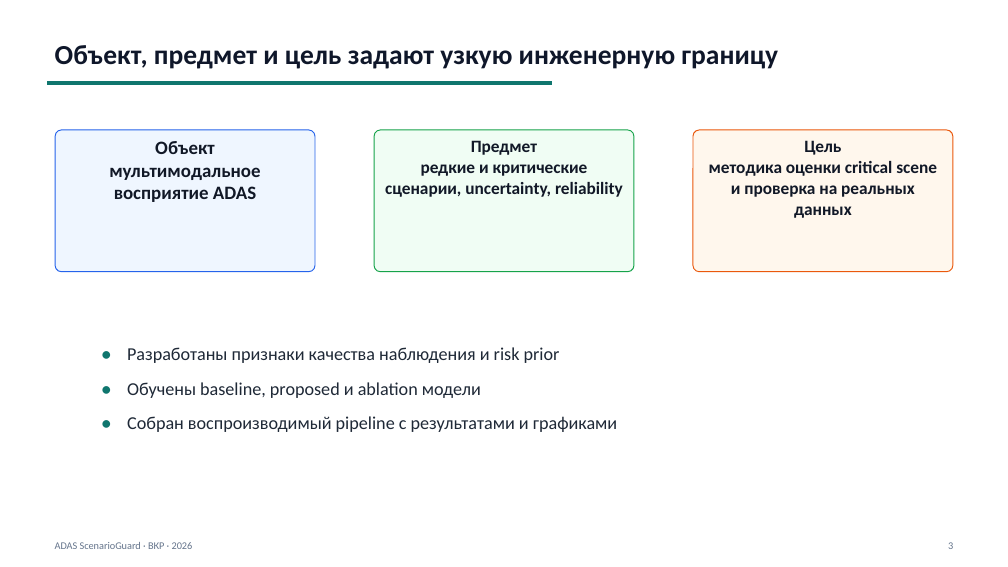
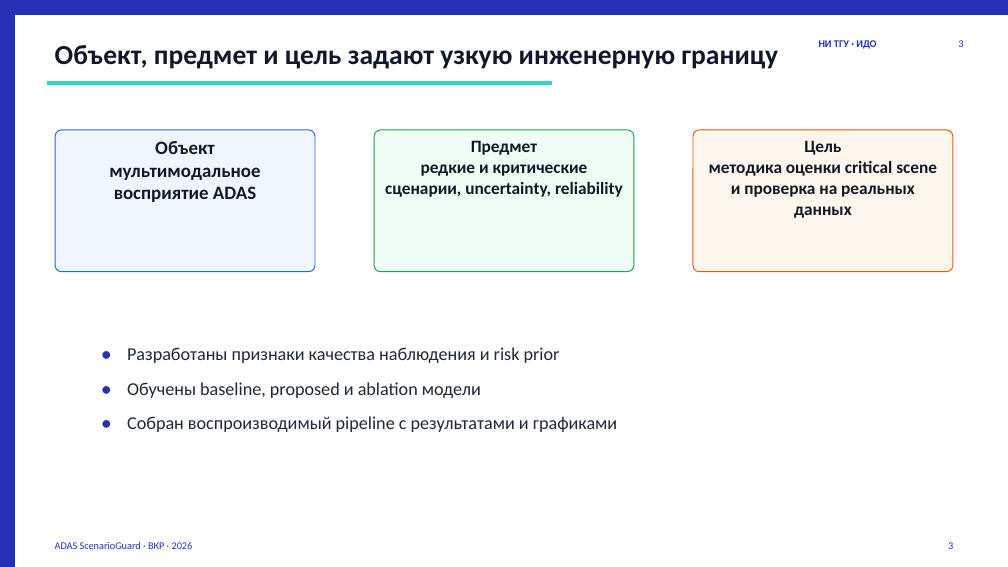
Before and after one commit to Vlad-Git-54/adas-scenarioguard, a slide deck: slide 3 of Marianovskiy_VKR_ADAS_defense_final.pptx. Drawn at 1008x567 pixels with LibreOffice and Linux fonts; fonts in the diff are those of the drawing. Boxes give left, top, right and bottom in pixels: in the first picture for what was removed or moved away, otherwise in the second. Text is boxed around its words. In the diff, an @@ line names an element or a change of style, - is before the commit and + after.

```diff
--- a/Marianovskiy_VKR_ADAS_defense_final.pptx
+++ b/Marianovskiy_VKR_ADAS_defense_final.pptx
@@ rectangle added at bbox=[0, 0, 1008, 14], fill #2730B6, outline #2730B6 0 pt @@
@@ rectangle added at bbox=[0, 0, 14, 567], fill #2730B6, outline #2730B6 0 pt @@
@@ text added at bbox=[819, 40, 876, 49], 9.8 pt, text #2730B6, bold @@
+НИ ТГУ · ИДО
@@ text added at bbox=[958, 40, 963, 47], 9.8 pt, text #2730B6 @@
+3
@@ rectangle at bbox=[47, 82, 551, 84]: fill #0F766E to #36D2CF; outline #0F766E 0 pt to #36D2CF 0 pt @@
@@ text colour #0F766E to #2730B6 in 3 elements at bbox=[95, 339, 113, 362], bbox=[95, 374, 113, 397], bbox=[95, 408, 113, 432] @@
@@ text "ADAS ScenarioGuard · ВКР · ..." at bbox=[55, 542, 193, 549]: text colour #64748B to #2730B6 @@
@@ text "3" at bbox=[948, 542, 953, 549]: text colour #64748B to #2730B6 @@
```
Also in this commit, not shown: 9 other slides changed, 19 other files.
